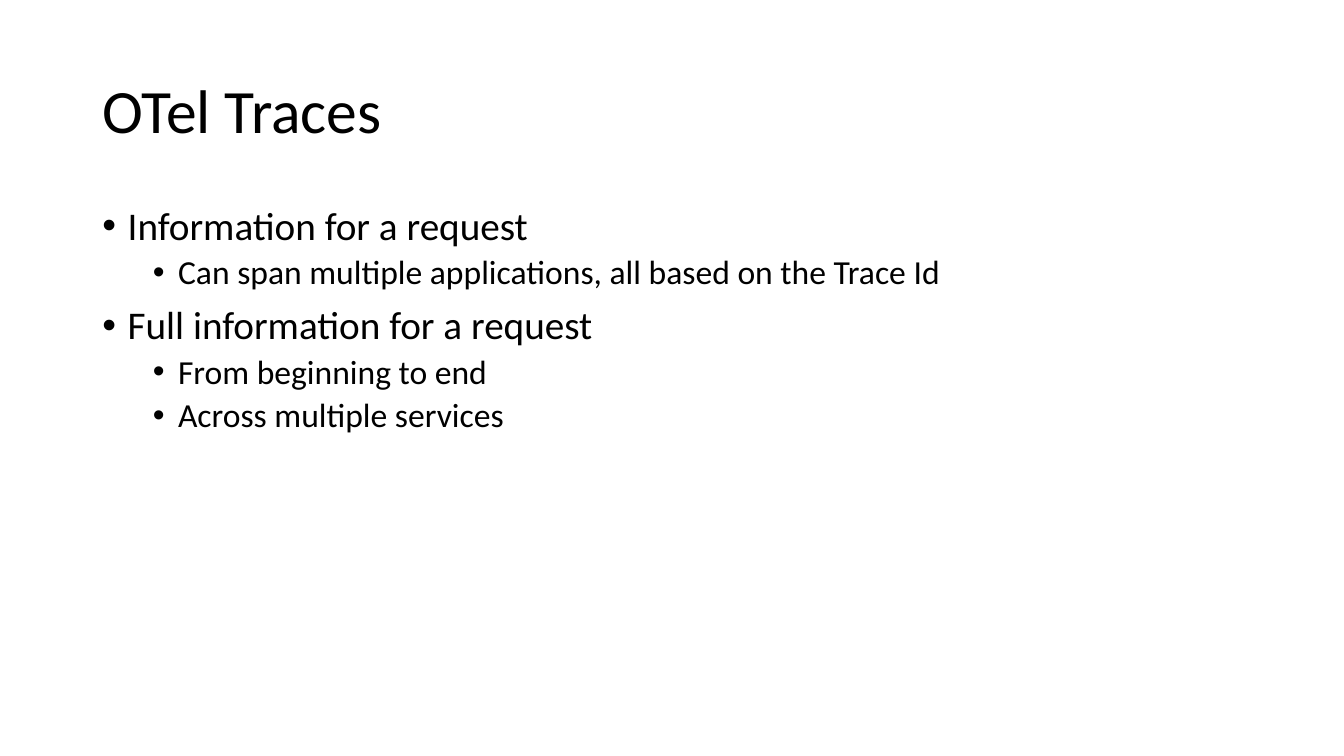
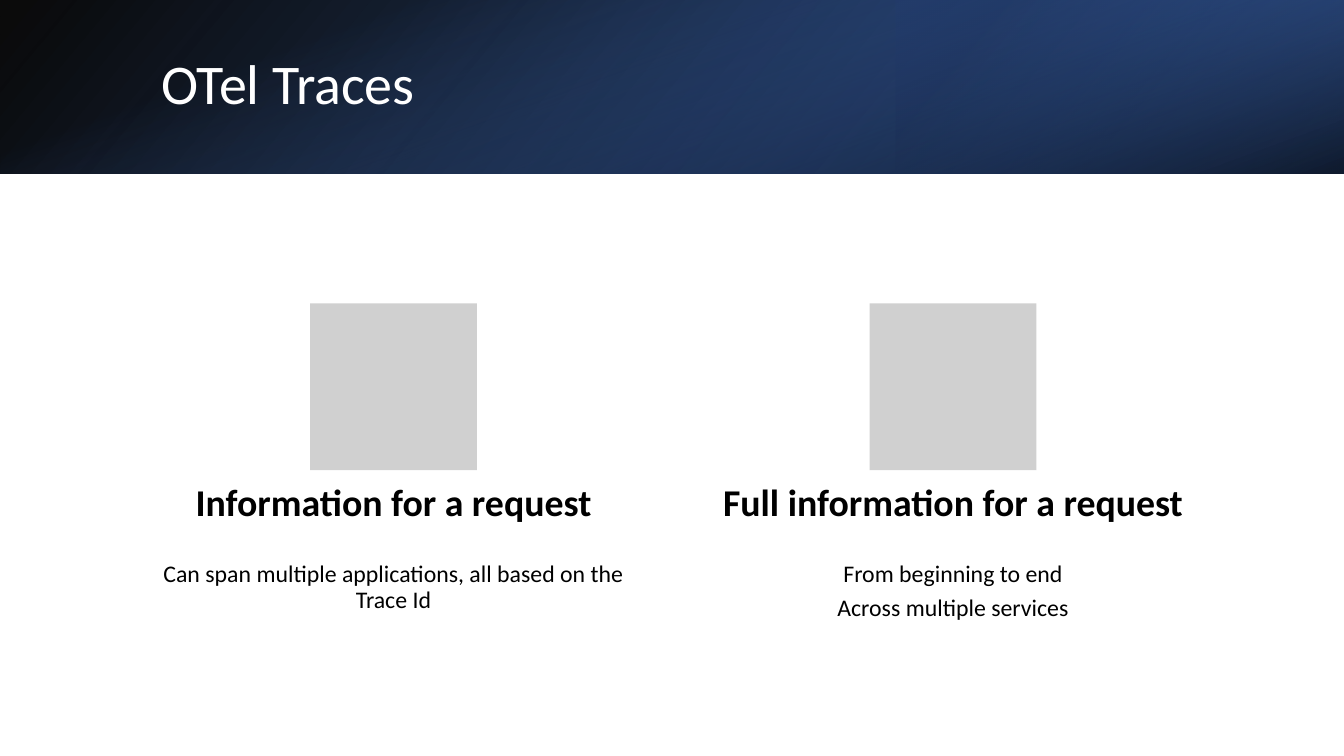
Before and after one commit to ProgrammerAL/Presentations-2023, a slide deck: slide 10 of 2023-03 - Orlando Code Camp - OpenTelemetry/Presentation.pptx. Drawn at 1344x756 pixels with LibreOffice and Linux fonts; fonts in the diff are those of the drawing; grey boxes stand for pictures. Boxes give left, top, right and bottom in pixels: in the first picture for what was removed or moved away, otherwise in the second. Text is boxed around its words. In the diff, an @@ line names an element or a change of style, - is before the commit and + after.

```diff
--- a/2023-03 - Orlando Code Camp - OpenTelemetry/Presentation.pptx
+++ b/2023-03 - Orlando Code Camp - OpenTelemetry/Presentation.pptx
@@ rectangle added at (0,0,1344,173), fill gradient #000000 to #2F5597 @@
@@ rectangle added at (0,1,1343,174), fill gradient #4472C4 to #000000 @@
@@ rectangle added at (896,0,1344,173), fill gradient #203864 to #4472C4 @@
@@ title "OTel Traces": place and size @@
-title "OTel Traces" at (102,90,382,134)
+title "OTel Traces" at (161,65,414,105)
@@ title "OTel Traces" at (161,65,414,105): size 44 to 40 pt, text colour #000000 to #FFFFFF @@
@@ text removed at (128,213,940,433) @@
-• Information for a request
-  • Can span multiple applications, all based on the Trace Id
-• Full information for a request
-  • From beginning to end
-  • Across multiple services
@@ group added at (163,303,1183,620): 4 texts, 2 pictures @@
+Information for a request
+Can span multiple applications, all based on the Trace Id
+Full information for a request
+From beginning to end
+Across multiple services
```
Also in this commit, not shown: 17 other slides changed, 1 slide added, 1 slide removed.
